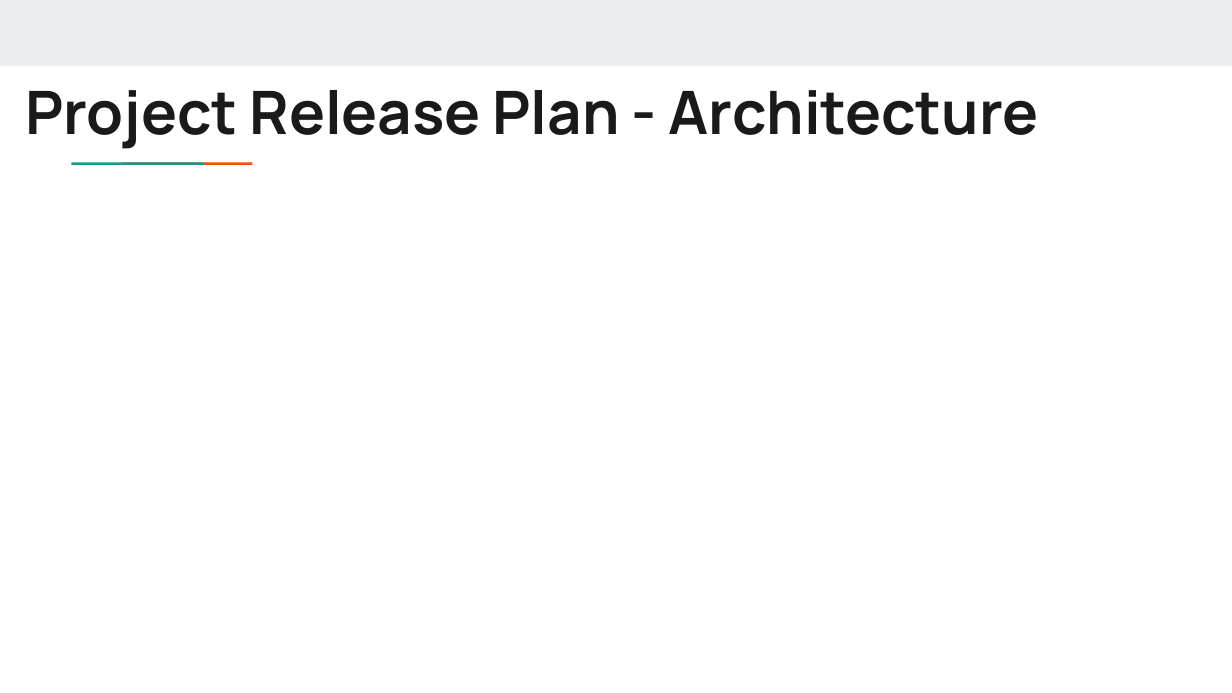
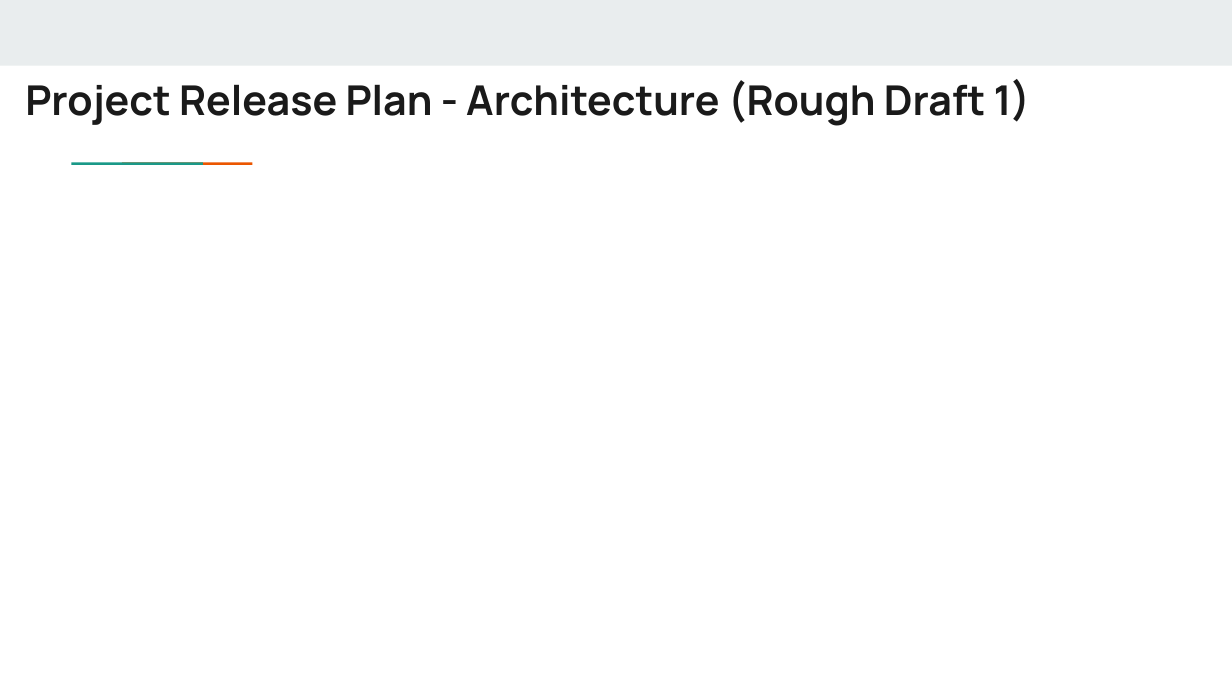
Before and after one commit to Cameron-Ozaki/cs115_TrafficDump, a slide deck: slide 8 of Project Release Plan.pptx (slide 4 before the commit). Drawn at 1232x693 pixels with LibreOffice and Linux fonts; fonts in the diff are those of the drawing. Boxes give left, top, right and bottom in pixels: in the first picture for what was removed or moved away, otherwise in the second. Text is boxed around its words. In the diff, an @@ line names an element or a change of style, - is before the commit and + after.

```diff
--- a/Project Release Plan.pptx
+++ b/Project Release Plan.pptx
@@ title at [25,79,1031,126]: text changed; size 35 to 24 pt @@
-Project Release Plan - Architecture
+Project Release Plan - Architecture (Rough Draft 1)
```
Also in this commit, not shown: 4 other slides changed, 2 slides added.
